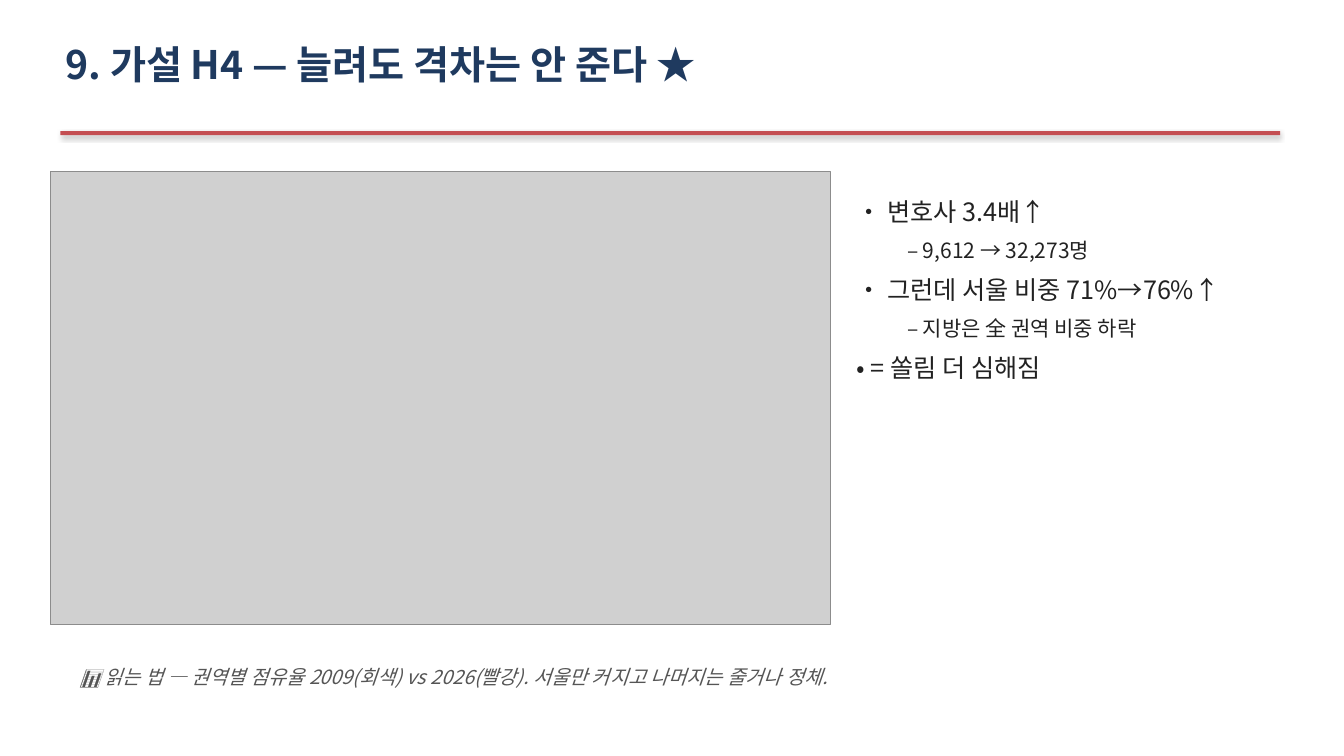
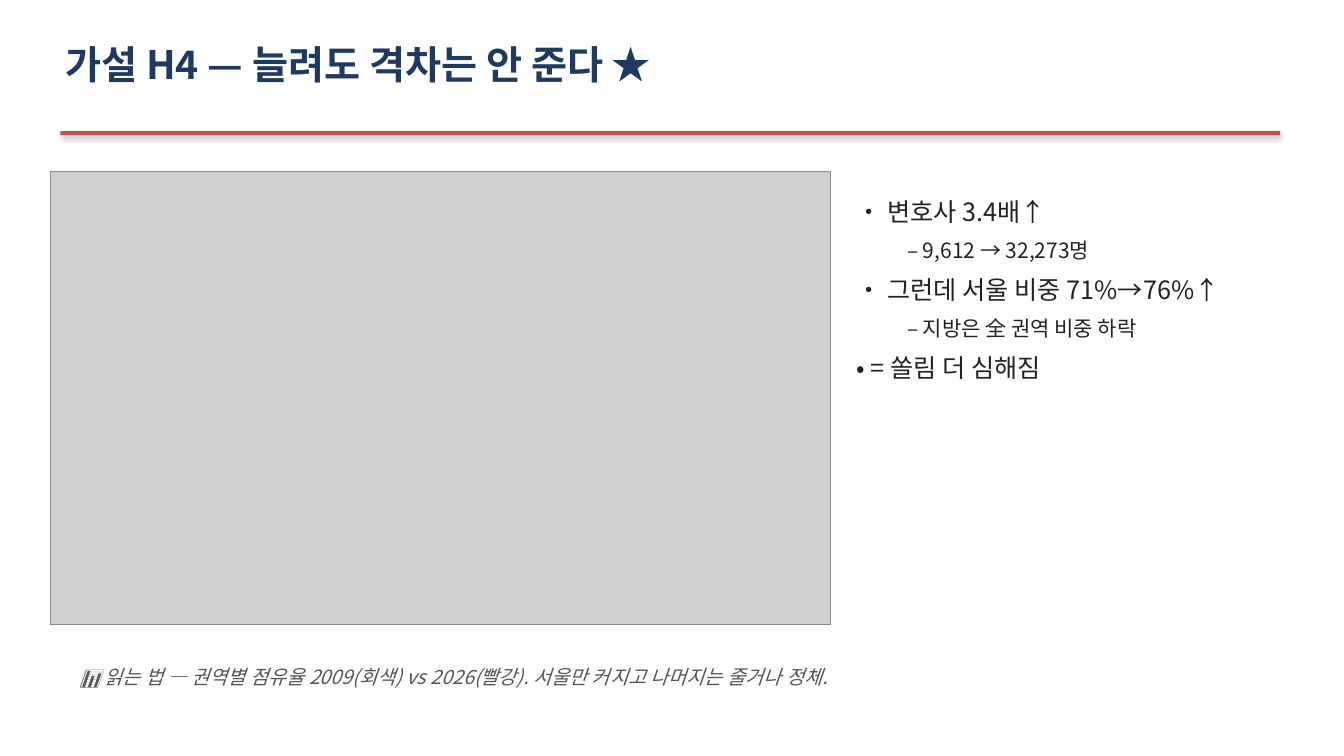
Before and after one commit to Allenkeem/llai-project, a slide deck: slide 15 of reports/발표자료.pptx. Drawn at 1344x756 pixels with LibreOffice and Linux fonts; fonts in the diff are those of the drawing; grey boxes stand for pictures. Boxes give left, top, right and bottom in pixels: in the first picture for what was removed or moved away, otherwise in the second. Text is boxed around its words. In the diff, an @@ line names an element or a change of style, - is before the commit and + after.

```diff
--- a/reports/발표자료.pptx
+++ b/reports/발표자료.pptx
@@ text at box(65, 46, 603, 83): text changed @@
-9. 가설 H4 — 늘려도 격차는 안 준다 ★
+가설 H4 — 늘려도 격차는 안 준다 ★
```
Also in this commit, not shown: 16 other slides changed.
